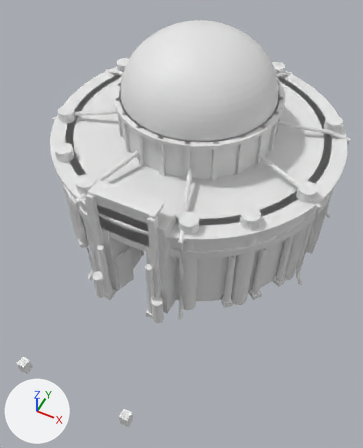
Renders of the glTF model public/assets/residencia/residencia-colision.glb from each side of a commit.
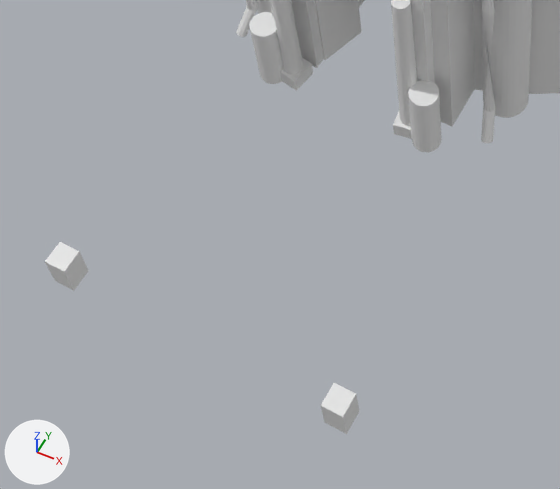
Each version appears first whole from a 50 mm lens placed at (33.2, -73.8, 86.0), pointed at (4.8, -17.0, 15.0), and next in a close-up on the part from 0% to 57% of the width and 60% to 100% of the height. Every picture has the same lights, and +X, +Y and +Z are marked at lower left. The first two pictures are the older version. Vertices at exactly the same position are counted once.

The first close-up shows 'Residencia colisión'.
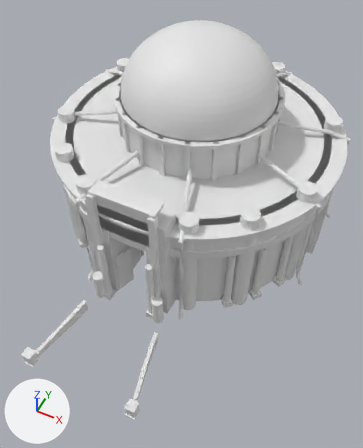
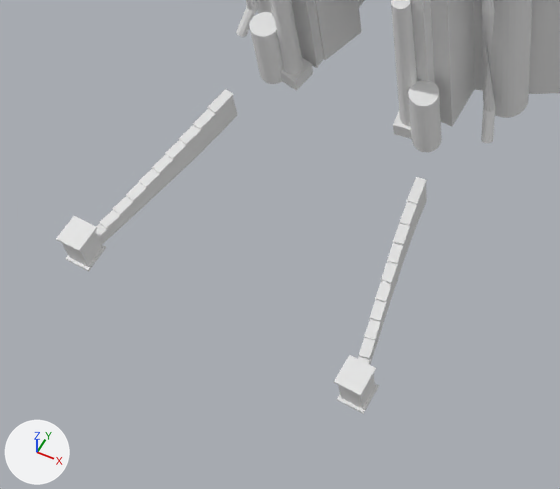
What changed in the scene script:
```text
Change me_residencia_colisión:
    remove me_residencia_colisión.from_pydata(...)  # 9768 vertices, 19976 faces; spans x -28.9..28.9, y -50.0..28.9, z 0.0..44.2
    add me_residencia_colisión.from_pydata(...)  # 10120 vertices, 20504 faces; spans x -28.9..28.9, y -48.5..28.9, z 0.0..44.2
    me_residencia_colisión part 1: the loose piece of 8 vertices spanning x -6.0..-3.8, y -30.8..-28.6, z 1.8..3.0 is copied, and the copy is scaled about its middle by (0.397, 0.823, 0.104), then moved by (-3.4, -6.5, 0.3); it spans x -8.8..-7.8, y -37.0..-35.3, z 2.6..2.7
    me_residencia_colisión part 2: the loose piece of 8 vertices spanning x -6.0..-3.8, y -30.8..-28.6, z 1.8..3.0 is copied, and the copy is scaled about its middle by (0.306, 0.693, 1.71), then moved by (-4.2, -10.6, -1.4); it spans x -9.5..-8.7, y -41.0..-39.6, z 0.0..2.1
    me_residencia_colisión part 3: the loose piece of 8 vertices spanning x -7.1..-4.8, y -27.4..-25.1, z 1.8..3.0 is copied, and the copy is scaled about its middle by (0.304, 0.659, 1.4), then moved by (-3.6, -16.5, -1.6); it spans x -10.0..-9.2, y -43.4..-42.1, z 0.0..1.7
    me_residencia_colisión part 4: the loose piece of 8 vertices spanning x -7.1..-4.8, y -27.4..-25.1, z 1.8..3.0 is copied, and the copy is scaled about its middle by (0.406, 0.679, 0.104), then moved by (-3.6, -16.5, -0.6); it spans x -10.1..-9.1, y -43.5..-42.0, z 1.7..1.8
    me_residencia_colisión part 5: the loose piece of 8 vertices spanning x -6.0..-3.8, y -30.8..-28.6, z 1.8..3.0 is copied, and the copy is scaled about its middle by (0.306, 0.651, 1.27), then moved by (-5.0, -14.2, -1.6); it spans x -10.3..-9.5, y -44.6..-43.3, z 0.0..1.5
    me_residencia_colisión part 6: the loose piece of 8 vertices spanning x 3.8..6.0, y -30.8..-28.6, z 1.8..3.0 is copied, and the copy is scaled about its middle by (0.413, 0.761, 0.104), then moved by (3.7, -7.9, 0.1); it spans x 8.0..9.1, y -38.4..-36.8, z 2.4..2.5
    me_residencia_colisión part 7: the loose piece of 8 vertices spanning x 4.8..7.1, y -27.4..-25.1, z 1.8..3.0 is copied, and the copy is scaled about its middle by (0.304, 0.659, 1.4), then moved by (3.6, -16.5, -1.6); it spans x 9.2..10.0, y -43.4..-42.1, z 0.0..1.7
    me_residencia_colisión part 8: the loose piece of 8 vertices spanning x 4.8..7.1, y -27.4..-25.1, z 1.8..3.0 is copied, and the copy is scaled about its middle by (0.406, 0.679, 0.104), then moved by (3.6, -16.5, -0.6); it spans x 9.1..10.1, y -43.5..-42.0, z 1.7..1.8
    me_residencia_colisión part 9: the loose piece of 8 vertices spanning x 4.8..7.1, y -27.4..-25.1, z 1.8..3.0 is copied, and the copy is scaled about its middle by (0.311, 0.649, 1.27), then moved by (3.9, -17.7, -1.6); it spans x 9.5..10.3, y -44.6..-43.3, z 0.0..1.5
    me_residencia_colisión part 10: a new loose piece, a box spanning x -11.5..-9.9, y -48.3..-46.7, z 0.0..2.8
    me_residencia_colisión part 11: a new loose piece, a box spanning x -11.69..-9.75, y -48.47..-46.53, z 0.0..0.16
    me_residencia_colisión part 12: a new loose piece, a box spanning x 9.9..11.5, y -48.3..-46.7, z 0.0..2.8
    me_residencia_colisión part 13: a new loose piece, a box spanning x 9.75..11.69, y -48.47..-46.53, z 0.0..0.16
    me_residencia_colisión part 14: 7 vertices removed from x 9.8..11.4, y -50.0..-48.4, z 0.0..2.8; 135 vertices added at x 7.5..11.7, y -48.4..-33.5, z 0.0..2.9
    me_residencia_colisión part 15: 3 vertices moved from x -11.4..-9.8, y -50.0..-48.4, z 0.0..2.8 to x -11.7..-9.8, y -48.4..-46.5, z 2.8..2.9; 4 vertices removed from x -11.4..-9.8, y -50.0..-48.4, z 0.0..2.8; 124 vertices added at x -11.7..-7.5, y -48.4..-33.5, z 0.0..2.9
```

What differs and where, as boxes (x1, y1, x2, y2) in the close-ups (560 x 489 px):
'Residencia colisión', reshaped
    before: (45, 0, 560, 434)
    after: (56, 0, 560, 414)
part 1 of me_residencia_colisión, added
    after: (193, 109, 216, 130)
part 2 of me_residencia_colisión, added
    after: (156, 162, 178, 187)
part 3 of me_residencia_colisión, added
    after: (131, 189, 151, 212)
part 4 of me_residencia_colisión, added
    after: (126, 182, 148, 201)
part 5 of me_residencia_colisión, added
    after: (120, 204, 137, 225)
part 6 of me_residencia_colisión, added
    after: (393, 222, 410, 245)
part 7 of me_residencia_colisión, added
    after: (373, 310, 386, 329)
part 8 of me_residencia_colisión, added
    after: (370, 300, 387, 321)
part 9 of me_residencia_colisión, added
    after: (365, 326, 381, 349)
part 10 of me_residencia_colisión, added
    after: (62, 232, 102, 267)
part 11 of me_residencia_colisión, added
    after: (65, 244, 106, 271)
part 12 of me_residencia_colisión, added
    after: (338, 375, 375, 409)
part 13 of me_residencia_colisión, added
    after: (337, 384, 379, 414)
part 14 of me_residencia_colisión, built on
    before: (321, 383, 359, 434)
    after: (334, 177, 427, 396)
part 15 of me_residencia_colisión, built on
    before: (45, 242, 89, 291)
    after: (56, 89, 237, 252)
